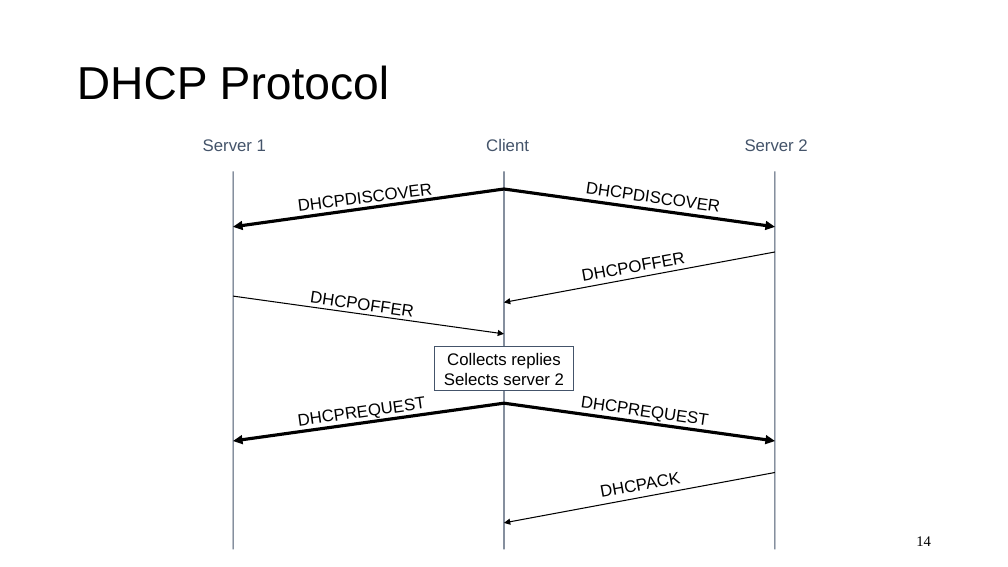
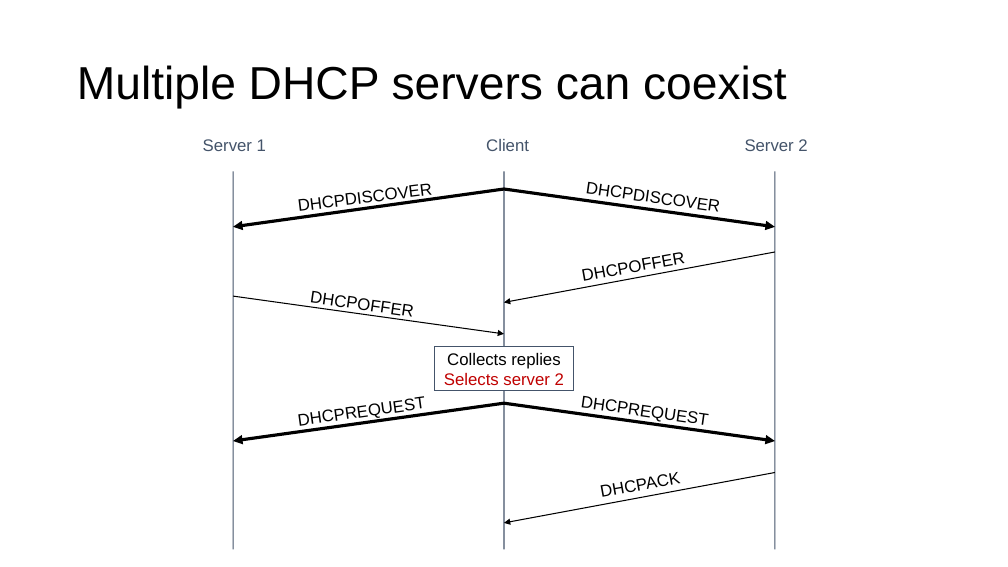
Before and after one commit to ngsrinivas/coursegen, a slide deck: slide 16 of ex/352-S21/staging/352-S21/lectures/network-protocols-1.pptx (slide 14 before the commit). Drawn at 1008x567 pixels with LibreOffice and Linux fonts; fonts in the diff are those of the drawing. Boxes give left, top, right and bottom in pixels: in the first picture for what was removed or moved away, otherwise in the second. Text is boxed around its words. In the diff, an @@ line names an element or a change of style, - is before the commit and + after.

```diff
--- a/ex/352-S21/staging/352-S21/lectures/network-protocols-1.pptx
+++ b/ex/352-S21/staging/352-S21/lectures/network-protocols-1.pptx
@@ title at <box>77,65,787,109</box>: text changed @@
-DHCP Protocol
+Multiple DHCP servers can coexist
@@ text in rectangle at <box>444,373,564,385</box>: text colour #000000 to #C00000 in "Selects server 2" @@
@@ page number removed at <box>916,536,931,546</box> @@
-14
```
Also in this commit, not shown: 16 other slides changed, 9 slides added, 9 slides removed, 1 other file.
